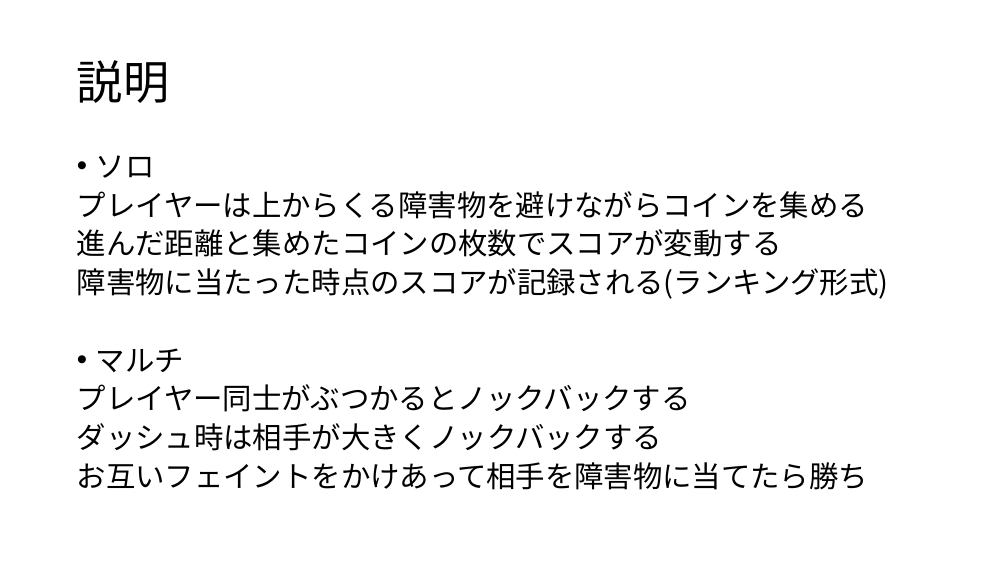
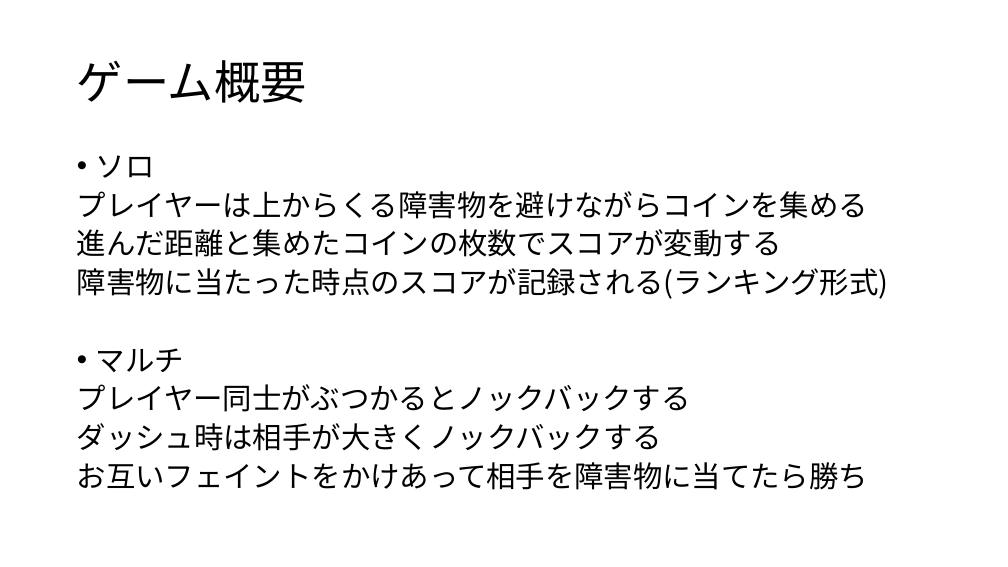
Before and after one commit to Hyde306/UniMan, a slide deck: slide 3 of チーム制作.pptx. Drawn at 1008x567 pixels with LibreOffice and Linux fonts; fonts in the diff are those of the drawing. Boxes give left, top, right and bottom in pixels: in the first picture for what was removed or moved away, otherwise in the second. Text is boxed around its words. In the diff, an @@ line names an element or a change of style, - is before the commit and + after.

```diff
--- a/チーム制作.pptx
+++ b/チーム制作.pptx
@@ title at (77, 60, 307, 103): text changed @@
-説明
+ゲーム概要
```
Also in this commit, not shown: 1 other slide changed, 2 slides removed.
